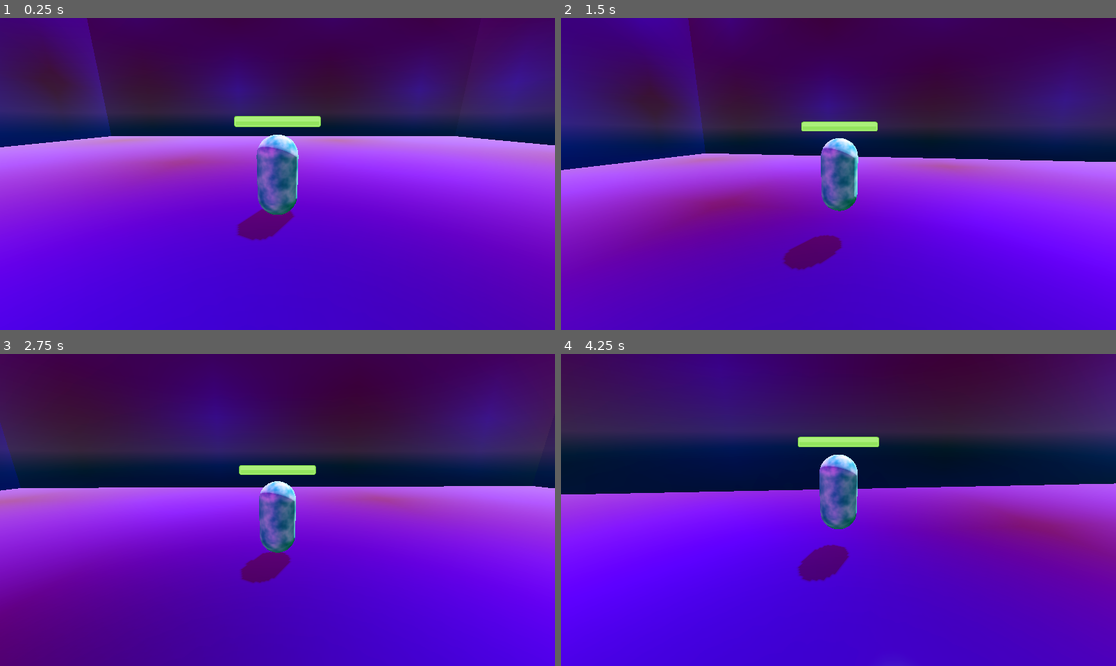
Above: before the commit, frames 1-4 (two rows, left to right).
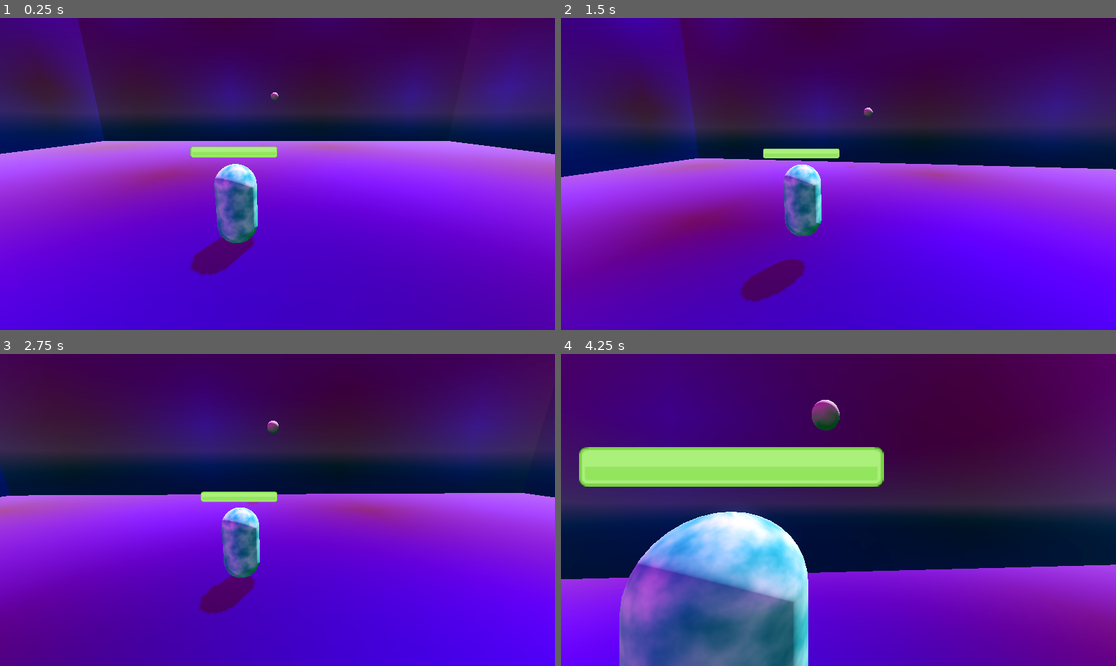
Above: after the commit, the same moments.

Repository: heycrisp/Godot-Cookbook
Game: Godot game, scene res://demo.tscn
Same seed, same stepped clock (60 frames per second), same inputs: the game is played once before the commit and once after it. The project has no main scene, so this scene is started directly.
Inputs (mouse positions are in pixels of both pictures, inside the frame that each line leads up to):
- Up to frame 1 (0.25 s): no input
- Up to frame 2 (1.5 s): move the mouse to (866, 174) at 0.52 s; hold W (move_up) from 0.53 s (still down); tap Down (look_down) at 0.6 s; tap Space (jump) at 0.77, 1.07 s; tap Left (look_left) at 0.8, 1.35 s; move the mouse to (810, 174) at 1.27 s
- Up to frame 3 (2.75 s): keep holding W (move_up); tap Space (jump) at 1.52, 1.82 s; tap Right (look_right) at 1.55, 2.1 s; move the mouse to (288, 503) at 2.02 s; tap Up (look_up) at 2.3 s
- Up to frame 4 (4.25 s): keep holding W (move_up); move the mouse to (832, 516) at 2.77 s; tap Up (look_up) at 2.85 s; tap Space (jump) at 3.02, 3.32, 3.77, 3.8, 4.07 s; right-click (832, 516) at 3.05 s; move the mouse to (877, 513) at 3.52 s; hold Right mouse button (aim, bound only after the commit) from 3.53 s (still down)

The runs differ from the first frame. In frame 1, 11% of the frame differs, in the area x 0-100%, y 0-83%; in frame 2, 11%; in frame 3, 9.6%; in frame 4, 79%, in the area x 0-100%, y 0-100%.

Commit message:
feat: Third person aim camera (#17)

Diff:
--- a/third-person-controllers/demo.tscn
+++ b/third-person-controllers/demo.tscn
@@ -25,6 +25,8 @@
 albedo_texture = SubResource("PlaceholderTexture2D_ss3lw")
 roughness = 0.0
 
+[sub_resource type="SphereMesh" id="SphereMesh_0bhed"]
+
 [node name="Demo" type="Node3D"]
 
 [node name="Menu" parent="." instance=ExtResource("2_ss3lw")]
@@ -48,3 +50,7 @@
 [node name="Player" parent="." instance=ExtResource("1_vyiun")]
 transform = Transform3D(1, 0, 0, 0, 1, 0, 0, 0, 1, -0.629, -18.968, 0.01)
 dash_speed = 75.0
+
+[node name="ForwardMarker" type="MeshInstance3D" parent="."]
+transform = Transform3D(1, 0, 0, 0, 1, 0, 0, 0, 1, 0, -14, -24)
+mesh = SubResource("SphereMesh_0bhed")
--- a/third-person-controllers/project.godot
+++ b/third-person-controllers/project.godot
@@ -86,3 +86,9 @@
 , Object(InputEventJoypadButton,"resource_local_to_scene":false,"resource_name":"","device":-1,"button_index":9,"pressure":0.0,"pressed":false,"script":null)
 ]
 }
+aim={
+"deadzone": 0.2,
+"events": [Object(InputEventMouseButton,"resource_local_to_scene":false,"resource_name":"","device":-1,"window_id":0,"alt_pressed":false,"shift_pressed":false,"ctrl_pressed":false,"meta_pressed":false,"button_mask":2,"position":Vector2(48, 21),"global_position":Vector2(57, 69),"factor":1.0,"button_index":2,"canceled":false,"pressed":true,"double_click":false,"script":null)
+, Object(InputEventJoypadMotion,"resource_local_to_scene":false,"resource_name":"","device":-1,"axis":5,"axis_value":1.0,"script":null)
+]
+}
--- /dev/null
+++ b/third-person-controllers/third-person-controller/aim_camera.gd
@@ -0,0 +1,64 @@
+extends Camera3D
+
+var tpc: ThirdPersonController
+
+func _ready() -> void:
+	await owner.ready
+	tpc = owner as ThirdPersonController
+	assert(tpc != null, "Invalid root node detected")
+
+func _unhandled_input(event: InputEvent) -> void:
+	_capture_unhandled_mouse_event(event)
+
+func _physics_process(delta: float) -> void:
+	_camera_rotate_twist(delta)
+	_camera_rotate_pitch(delta)
+
+@export var aim_mouse_sensitivity := 0.001
+@export var aim_invert_x := true
+@export var aim_invert_y := true
+
+var twist_input_mouse := 0.0
+var pitch_input_mouse := 0.0
+var mouse_input_clamp := 1.0
+
+func _get_aim_look_vector() -> Vector2:
+	var look_vector := Input.get_vector("look_left", "look_right", "look_down", "look_up")
+	if look_vector.length() > 1:
+		return look_vector.normalized()
+
+	return look_vector
+
+func _camera_rotate_twist(delta: float) -> void:
+	var twist_input := _get_aim_look_vector().x * delta
+	if twist_input == 0:
+		twist_input = twist_input_mouse
+
+	if aim_invert_x:
+		twist_input *= -1
+
+	tpc.rotate_y(twist_input)
+	tpc.twist_pivot.rotation.y = tpc.rotation.y
+
+	twist_input_mouse = 0.0
+
+func _camera_rotate_pitch(delta: float) -> void:
+	var pitch_input := _get_aim_look_vector().y * delta
+	if pitch_input == 0:
+		pitch_input = pitch_input_mouse
+
+	if aim_invert_y:
+		pitch_input *= -1
+
+	tpc.model.rotate_x(pitch_input)
+
+	pitch_input_mouse = 0.0
+
+func _mouse_clamp(value: float, absolute_limit: float) -> float: return clampf(value, -absolute_limit, absolute_limit)
+
+func _capture_unhandled_mouse_event(event: InputEvent) -> void:
+	if Input.get_mouse_mode() != Input.MOUSE_MODE_CAPTURED: return
+
+	if event is InputEventMouseMotion:
+		twist_input_mouse = _mouse_clamp(event.screen_relative.x * aim_mouse_sensitivity, mouse_input_clamp)
+		pitch_input_mouse = _mouse_clamp(event.screen_relative.y * aim_mouse_sensitivity, mouse_input_clamp)
--- /dev/null
+++ b/third-person-controllers/third-person-controller/free_cam_spring_arm.gd
@@ -0,0 +1,13 @@
+extends SpringArm3D
+
+@export var sensitivity := 0.1
+@export var zoom_min := 3.0
+@export var zoom_max := 5.0
+
+func _unhandled_input(event: InputEvent) -> void:
+	if event is InputEventMouseButton:
+		if event.is_pressed():
+			if event.button_index == MOUSE_BUTTON_WHEEL_UP:
+				spring_length = maxf(zoom_min, spring_length - sensitivity)
+			elif event.button_index == MOUSE_BUTTON_WHEEL_DOWN:
+				spring_length = minf(zoom_max, spring_length + sensitivity)
--- a/third-person-controllers/third-person-controller/third-person-controller.tscn
+++ b/third-person-controllers/third-person-controller/third-person-controller.tscn
@@ -1,9 +1,11 @@
-[gd_scene load_steps=20 format=3 uid="uid://oxyumaw1iadk"]
+[gd_scene load_steps=22 format=3 uid="uid://oxyumaw1iadk"]
 
 [ext_resource type="Script" uid="uid://d0ixx1sbbgv3y" path="res://third-person-controller/third_person_controller.gd" id="1_raonk"]
+[ext_resource type="Script" uid="uid://ctoda5rjuk47g" path="res://third-person-controller/aim_camera.gd" id="2_1vt6q"]
 [ext_resource type="Script" uid="uid://drcjvbdv55mrc" path="res://third-person-controller/state-machine/state_machine.gd" id="2_hq6i3"]
 [ext_resource type="Script" uid="uid://crr8qcwlunyou" path="res://third-person-controller/twist.gd" id="2_i6k8c"]
 [ext_resource type="Script" uid="uid://d2tx5e4nqly0v" path="res://third-person-controller/state-machine/idle_walk_run.gd" id="3_otdli"]
+[ext_resource type="Script" uid="uid://b2r8i0h26xa10" path="res://third-person-controller/free_cam_spring_arm.gd" id="3_qxhmk"]
 [ext_resource type="Script" uid="uid://dq5nuw1p8r2m5" path="res://third-person-controller/state-machine/jump.gd" id="4_i6k8c"]
 [ext_resource type="Script" uid="uid://d3bo8vc5ho77h" path="res://third-person-controller/state-machine/fall.gd" id="5_otdli"]
 [ext_resource type="Script" uid="uid://dnyuk46th8ggg" path="res://third-person-controller/state-machine/dash.gd" id="7_yid2g"]
@@ -56,6 +58,10 @@
 material_override = SubResource("StandardMaterial3D_6tgcd")
 mesh = SubResource("CapsuleMesh_b1iq0")
 
+[node name="AimCamera" type="Camera3D" parent="Model"]
+transform = Transform3D(1, 0, 0, 0, 1, 0, 0, 0, 1, 0.703477, 1.01086, 1.33316)
+script = ExtResource("2_1vt6q")
+
 [node name="CollisionShape3D" type="CollisionShape3D" parent="."]
 shape = SubResource("CapsuleShape3D_ss2ul")
 
@@ -67,11 +73,14 @@
 [node name="Pitch" type="Node3D" parent="Twist"]
 transform = Transform3D(1, 0, 0, 0, 0.965926, 0.258819, 0, -0.258819, 0.965926, 0, 0, 0)
 
-[node name="SpringArm3D" type="SpringArm3D" parent="Twist/Pitch"]
+[node name="FreeCamSpringArm" type="SpringArm3D" parent="Twist/Pitch"]
+transform = Transform3D(1, 0, 0, 0, 1, 0, 0, 0, 1, 1, 0.7, 0)
 shape = SubResource("SeparationRayShape3D_yid2g")
 spring_length = 5.0
+script = ExtResource("3_qxhmk")
+zoom_min = 2.0
 
-[node name="FreeCamera" type="Camera3D" parent="Twist/Pitch/SpringArm3D"]
+[node name="FreeCamera" type="Camera3D" parent="Twist/Pitch/FreeCamSpringArm"]
 transform = Transform3D(1, 0, 0, 0, 1, 1.49012e-08, 0, -1.49012e-08, 1, 0.2, 1, 0)
 
 [node name="StateMachine" type="Node" parent="." node_paths=PackedStringArray("initial_state")]
--- a/third-person-controllers/third-person-controller/third_person_controller.gd
+++ b/third-person-controllers/third-person-controller/third_person_controller.gd
@@ -4,9 +4,17 @@
 	twist_pivot.top_level = true
 	$HealthBar3d.set_max_value(max_hp)
 	$HealthBar3d.update_healthbar(hp)
+	free_camera.current = true
+	aim_camera.process_mode = Node.PROCESS_MODE_DISABLED
+
+func _process(_delta: float) -> void:
+	_handle_aim()
+
 
 @onready var model: Node3D = $Model
 @onready var twist_pivot: Node3D = $Twist
+@onready var free_camera: Camera3D = $Twist/Pitch/FreeCamSpringArm/FreeCamera
+@onready var aim_camera: Camera3D = $Model/AimCamera
 
 @export_category("Health Options")
 @export var hp := 10.0:
@@ -19,7 +27,7 @@
 		max_hp = v
 		$HealthBar3d.set_max_value(v)
 
-
+#region movement
 @export_category("Movement Options")
 @export var speed := 5.0
 @export var rotation_speed := 12.0
@@ -51,6 +59,7 @@
 )
 
 func look_forward(weight: float) -> void:
+	if is_aiming(): return
 	var target_angle := Vector3.FORWARD.signed_angle_to(_look_direction, Vector3.UP)
 	model.rotation.y = lerp_angle(model.rotation.y, target_angle, weight)
 
@@ -88,3 +97,29 @@
 
 func _do_fall(delta: float) -> void:
 	velocity += get_gravity() * delta
+#endregion
+
+#region aiming
+func is_aiming() -> bool: return Input.is_action_pressed("aim")
+
+func _handle_aim() -> void:
+	if Input.is_action_just_pressed("aim"):
+		_do_aim_start()
+	elif Input.is_action_just_released("aim"):
+		_do_aim_end()
+
+func _do_aim_start() -> void:
+	aim_camera.current = true
+	aim_camera.process_mode = Node.PROCESS_MODE_INHERIT
+	free_camera.process_mode = Node.PROCESS_MODE_DISABLED
+	rotation.y = twist_pivot.rotation.y
+	model.rotation = Vector3.ZERO
+
+func _do_aim_end() -> void:
+	free_camera.current = true
+	free_camera.process_mode = Node.PROCESS_MODE_INHERIT
+	aim_camera.process_mode = Node.PROCESS_MODE_DISABLED
+	rotation.y = 0
+	model.rotation = Vector3.ZERO
+
+#endregion
Not shown: 1 places in third-person-controllers/demo.tscn that only renumber resources
Not shown, added: third-person-controllers/third-person-controller/aim_camera.gd.uid
Not shown, added: third-person-controllers/third-person-controller/free_cam_spring_arm.gd.uid
